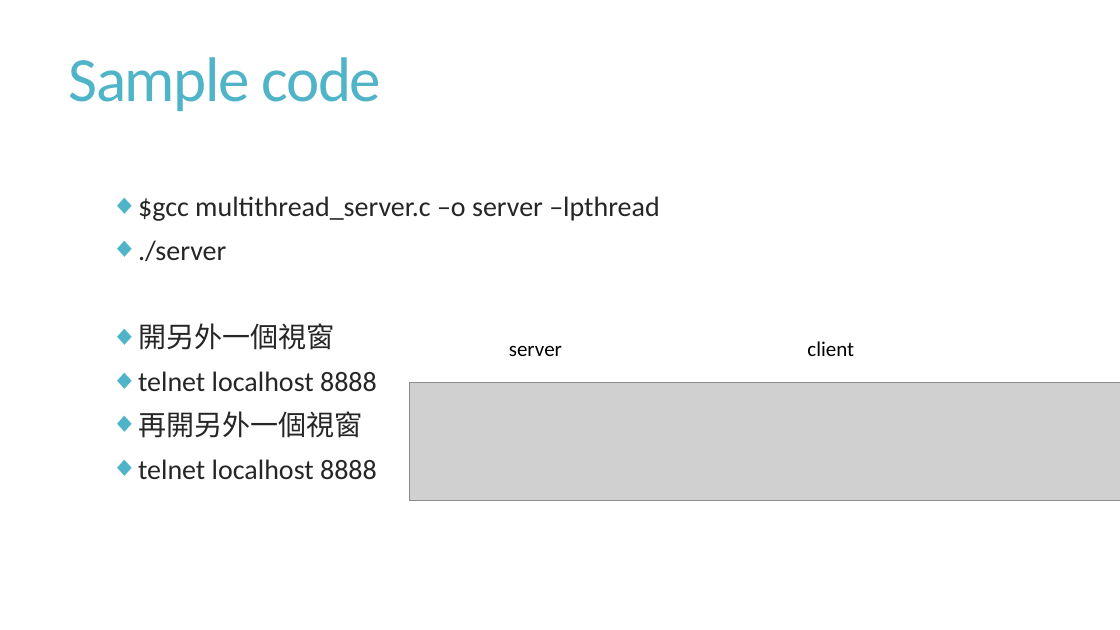
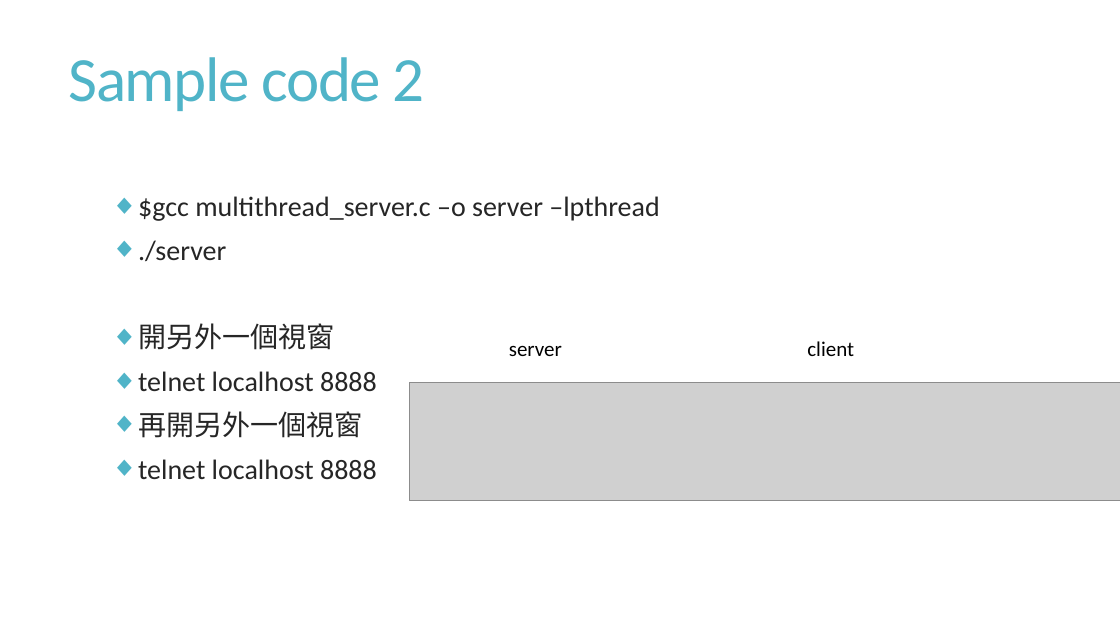
Before and after one commit to hfchen2132131/Network_lab, a slide deck: slide 15 of lab2/Lab2_introduction.pptx. Drawn at 1120x630 pixels with LibreOffice and Linux fonts; fonts in the diff are those of the drawing; grey boxes stand for pictures. Boxes give left, top, right and bottom in pixels: in the first picture for what was removed or moved away, otherwise in the second. Text is boxed around its words. In the diff, an @@ line names an element or a change of style, - is before the commit and + after.

```diff
--- a/lab2/Lab2_introduction.pptx
+++ b/lab2/Lab2_introduction.pptx
@@ title at <box>69,57,425,111</box>: text changed @@
-Sample code
+Sample code 2
```
Also in this commit, not shown: 8 other slides changed, 1 slide added, 4 other files.
